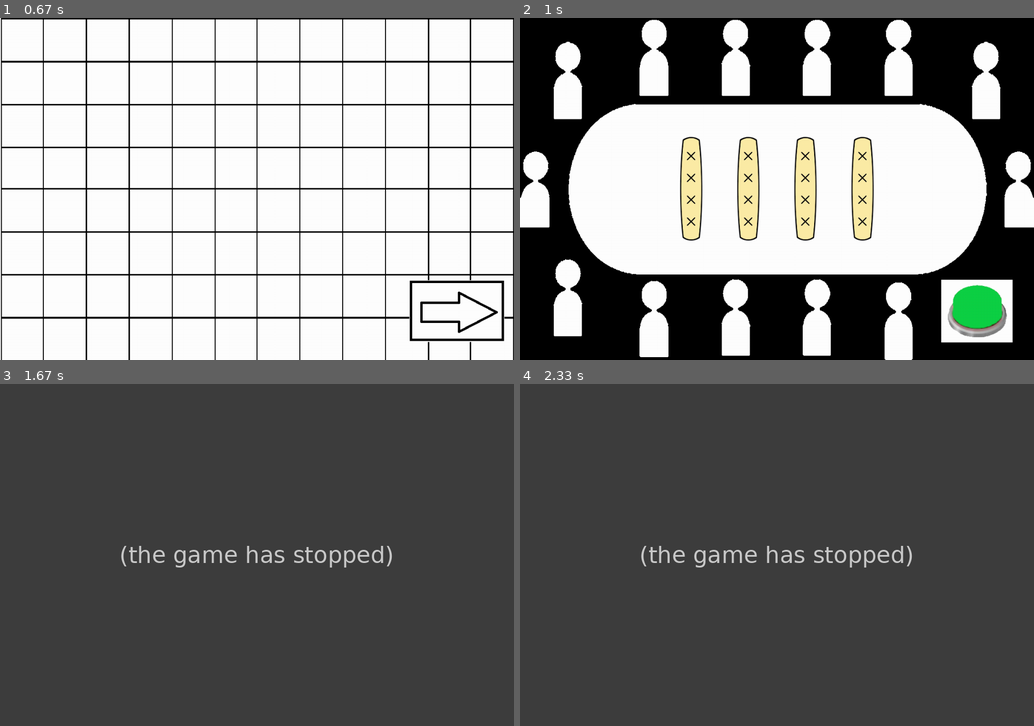
Above: before the commit, frames 1-4 (two rows, left to right).
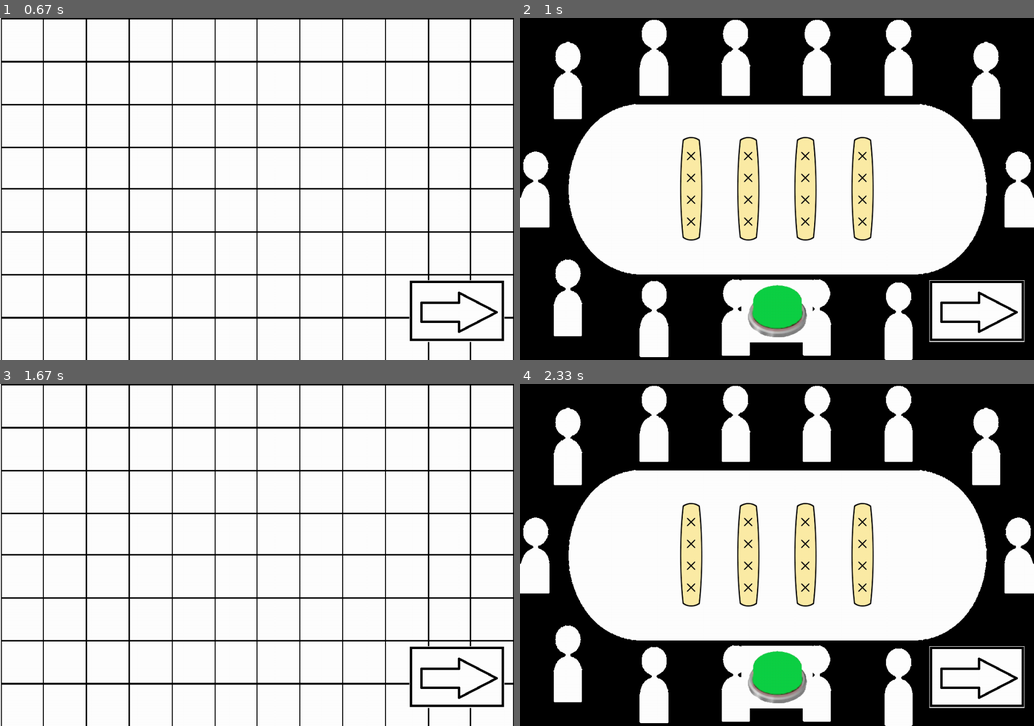
Above: after the commit, the same moments.

Repository: Castella99/pygameproject
Game: pygame game, started from main.py
The game is run twice, just before and just after one commit, with the same random seed, the same clock (stepped at 60 frames per second) and the same inputs.
Inputs (mouse positions are in pixels of both pictures, inside the frame that each line leads up to):
- Up to frame 1 (0.67 s): press the mouse at (257, 247) at 0.37 s; move the mouse to (174, 257) at 0.47 s; release the mouse at (97, 267) at 0.6 s
- Up to frame 2 (1 s): press the mouse at (977, 312) at 0.7 s; move the mouse to (787, 298) at 0.8 s; release the mouse at (597, 288) at 0.93 s
- Up to frame 3 (1.67 s): press the mouse at (257, 678) at 1.03 s; move the mouse to (298, 592) at 1.13 s; release the mouse at (339, 507) at 1.27 s; press the mouse at (457, 678) at 1.37 s; move the mouse to (349, 678) at 1.47 s; release the mouse at (246, 678) at 1.6 s
- Up to frame 4 (2.33 s): tap Space at 1.67 s; press the mouse at (977, 678) at 2.03 s; move the mouse to (946, 678) at 2.13 s; release the mouse at (920, 678) at 2.27 s

Frame 1 is identical in both runs. In frame 2, 4.6% of the frame differs, in the area x 43-99%, y 76-95%; in frame 3, 98%; in frame 4, 99%, in the area x 0-100%, y 0-100%.
Before the commit the program exited at 1.05 s; later frames show no game.

Commit message:
다시 수정, 주석 작성, 게임을 세부분으로 나눔

Diff:
--- a/Background.py
+++ b/Background.py
@@ -1,9 +1,11 @@
-from Prototypegame import *
 import os
+import pygame
 
 
-class Background(Prototype):
+class Background:
     path = os.path.dirname(os.path.abspath(__file__))
+    screen_width = 1080  # 스크린 가로
+    screen_height = 720  # 스크린 세로
     prompt = "start"
     background_images = [
         pygame.image.load(path + "/background/empty.png"),
@@ -19,6 +21,6 @@
     def __init__(self, prompt):
         self.image = self.background_images[self.background_dict[prompt]]
 
-    def put_image(self, prompt):
+    def put_image(self, prompt):  # 배경 객체의 prompt로 이미지를 변경함.
         self.image = self.background_images[self.background_dict[prompt]]
         return self.image
--- a/Button.py
+++ b/Button.py
@@ -1,9 +1,12 @@
-from Prototypegame import*
 import os
+import pygame
 
 
-class Button(Prototype):
+class Button:
     path = os.path.dirname(os.path.abspath(__file__))
+    screen_width = 1080  # 스크린 가로
+    screen_height = 720  # 스크린 세로
+    # 버튼 이미지 리스트
     button_images = [
         pygame.image.load(path + "/entity/red button.png"),
         pygame.image.load(path + "/entity/green button.png"),
@@ -14,7 +17,7 @@
         pygame.image.load(path + "/entity/end button.png"),
         pygame.image.load(path + "/entity/restart button.png")
     ]
-    show_button = None
+    # 각 버튼을 딕셔너리로 만듦.
     button_dict = {"red button": 0, "green button": 1, "start button": 2,
                    "help button": 3, "home button": 4, "next button": 5,
                    "end button": 6, "restart button": 7}
--- a/Yut.py
+++ b/Yut.py
@@ -4,9 +4,9 @@
 
 class Yut(Prototype):
     path = os.path.dirname(os.path.abspath(__file__))
-    yut_state = ["front", "front", "front", "front"]
-    yut_dict = {"front": 0, "back": 1, "right": 2, "left": 3}
-    result_dict = {"do": 1, "gae": 2, "geol": 3, "yut": 4, "mo": 5}
+    yut_state = [0, 0, 0, 0]  # 윷의 결과(상태) 모두 앞면을 바라보도록 초기화
+    yut_dict = {"front": 0, "back": 1, "right": 2, "left": 3}  # 윷의 모양을 딕셔너리로 만듦. (prompt로 사용)
+    result_dict = {"do": 1, "gae": 2, "geol": 3, "yut": 4, "mo": 5}  # 도, 개, 걸, 윷, 모
     yut_images = [
         pygame.image.load(path + "/entity/yut_front.png"),
         pygame.image.load(path + "/entity/yut_back.png"),
@@ -15,6 +15,7 @@
     ]
 
     def __init__(self, prompt, pos1):
+        super().__init__()
         self.image = self.yut_images[self.yut_dict[prompt]]
         self.size = self.image.get_rect().size
         self.width = self.size[0]
@@ -25,15 +26,29 @@
         self.rect.left = self.x_pos
         self.rect.top = self.y_pos
 
-    def position(self, pos):
+    def position(self, pos):  # 윷의 위치를 정해주는 함수
         self.x_pos = (pos * self.screen_width / 9) - (self.width / 2)
 
-    def result(self):
+    def result(self):  # 아직 사용 안함 나중을 위해 만듦 (바꿀 수도 있음)
         rslt = 0
         for x in self.yut_state:
             rslt += x
+        print("윷의 결과는 ", x)
         return x
 
-    def put_image(self, prompt):
+    def put_image(self, prompt):  # 윷 객체의 사진을 prompt에 맞는 사진으로 바꿈(앞, 뒤, 오른쪽, 왼쪽)
         self.image = self.yut_images[self.yut_dict[prompt]]
         return self.image
+
+    def put_image(self, num):  # 메소드 오버로딩 (윷 사진을 정수로 입력 받는 형태)
+        self.image = self.yut_images[num]
+        return self.image
+
+    def display_yut(self):  # 윷 4개를 화면에 보임
+        for i in range(3, 6 + 1):
+            self.position(i)
+            self.screen.blit(self.put_image(self.yut_state[i - 3]),
+                             (self.x_pos, self.y_pos))
+
+    def yut_state_reset(self):  # 윷 상태를 모두 앞으로 초기화 함.
+        self.yut_state = [0, 0, 0, 0]
--- a/YutGame.py
+++ b/YutGame.py
@@ -1,3 +1,4 @@
+import pygame.event
 import Yut
 from Prototypegame import*
 import Button
@@ -5,24 +6,24 @@
 import os
 import random
 
+
 class YutGame(Prototype):
     path = os.path.dirname(os.path.abspath(__file__))
     running = True
     push = False
 
-    start_background = True
-    help_background = False
-    table_background = False
-    board_background = False
-    finish_background = False
+#현재 게임 상태가 어떤지 확인 하는 변수
+    title_screen = True
+    game_screen = False
+    ending_screen = False
 
-    start = False
+# 현재 어떤 버튼이 눌렸나 확인하는 변수들
+    home = True
     help = False
-    home = True
-    red = False
+    board = False
+    table = False
     green = False
-    next = False
-    restart = False
+
     current_time = 0
     index = 0
     animation_time = None
@@ -30,100 +31,150 @@
     def __init__(self):
         super().__init__()
         pygame.display.set_caption("yut Game")
-        self.background = Background.Background("start")
+        self.background = Background.Background("start")  # 배경 객체
+        self.yut = Yut.Yut("front", 1)  # 윷 객체
+        self.animation_time = round(100 / len(self.yut.yut_images * 100), 2)
+
+        # 각종 버튼 객체
         self.start_button = Button.Button("start button", 1, 2, 2, 3)
         self.help_button = Button.Button("help button", 1, 2, 7, 8)
         self.home_button = Button.Button("home button", 8, 10, 1, 6)
-        self.red_button = Button.Button("red button", 8, 9, 6, 7)
-        self.green_button = Button.Button("green button", 8, 9, 6, 7)
+        self.red_button = Button.Button("red button", 1, 2, 6, 7)
+        self.green_button = Button.Button("green button", 1, 2, 6, 7)
         self.next_button = Button.Button("next button", 8, 9, 6, 7)
         self.restart_button = Button.Button("restart button", 1, 2, 2, 3)
         self.end_button = Button.Button("end button", 1, 2, 7, 8)
-        self.yut = Yut.Yut("front", 1)
-        self.animation_time = round(100/len(self.yut.yut_images*100), 2)
 
-    def show_Background_and_Button(self):
-        if self.start:  # 시작 버튼 눌렀을 때
-            self.screen.blit(self.background.put_image("board"), (0, 0))
-            self.screen.blit(self.next_button.image,
-                             (self.next_button.x_pos, self.next_button.y_pos))
-            self.start_background = False
-            self.board_background = True
-            print('start')
-        elif self.help:  # 도움 버튼 눌렀을 때
-            self.screen.blit(self.background.put_image("help"), (0, 0))
-            self.screen.blit(self.home_button.image,
-                             (self.home_button.x_pos, self.home_button.y_pos))
-            self.start_background = False
-            self.help_background = True
-            print('help')
-        elif self.home:  # 홈 버튼 눌렀을 때
+    def show_title_screen(self):  # 시작 화면 (규칙 설명으로 이동하고 다시 돌아 올 수 있음)
+        # 간단한 이벤트 부분 (start, help home 버튼 클릭)
+        for event in pygame.event.get():
+            # 창 닫기 누르면 끝 부분(ENDING_SCREEN)으로 넘어감
+            if event.type == pygame.QUIT:
+                self.title_screen = False
+                self.ending_screen = True
+            elif event.type == pygame.MOUSEBUTTONDOWN:
+                # 시작버튼 누르면 중간부분(game_screen)의 보드판 화면으로 넘어감
+                if self.start_button.rect.collidepoint(event.pos):
+                    self.title_screen = False
+                    self.game_screen = True
+                    self.board = True
+                # 도움버튼을 누르면 규칙 설명 화면으로 넘어감
+                elif self.help_button.rect.collidepoint(event.pos):
+                    self.help = True
+                    self.home = False
+                # 홈버튼을 누르면 시작화면으로 돌아감
+                elif self.home_button.rect.collidepoint(event.pos):
+                    self.home = True
+                    self.help = False
+        # 화면 출력 부분
+        if self.home:  # 시작 화면과 시작 버튼, 도움 버튼
             self.screen.blit(self.background.put_image("start"), (0, 0))
             self.screen.blit(self.start_button.image,
                              (self.start_button.x_pos, self.start_button.y_pos))
             self.screen.blit(self.help_button.image,
                              (self.help_button.x_pos, self.help_button.y_pos))
-            self.help_background = False
-            self.start_background = True
-            print('home')
-        elif self.green:  # 윷 던지기 버튼 눌렀을 때
-            self.screen.blit(self.background.put_image("table"), (0, 0))
-            for i in range(3, 6 + 1):
-                if not self.push:
-                    self.yut.position(i)
-                    self.screen.blit(self.yut.put_image(self.yut.yut_state[i-3]),
-                                     (self.yut.x_pos, self.yut.y_pos))
-                    self.screen.blit(self.red_button.image,
-                                     (self.red_button.x_pos, self.red_button.y_pos))
-                else:
-                    self.motion_update(20)
-        elif self.red:  # 보드판으로 이동하기 버튼 눌렀을 때
+        elif self.help:  # 규칙 설명 화면과 홈 버튼
+            self.screen.blit(self.background.put_image("help"), (0, 0))
+            self.screen.blit(self.home_button.image,
+                             (self.home_button.x_pos, self.home_button.y_pos))
+
+
+    def show_game_screen(self):  # 게임 화면(윷놀이가 진행될 때의 화면)
+        if self.board:
+            self.yut.yut_state_reset()  # 윷을 모두 앞으로 리셋
             self.screen.blit(self.background.put_image("board"), (0, 0))
             self.screen.blit(self.next_button.image,
                              (self.next_button.x_pos, self.next_button.y_pos))
-            self.yut.yut_state = ["front", "front", "front", "front"]
-            self.table_background = False
-            self.board_background = True
-        elif self.next:  # 윷 테이블로 이동하기 버튼 눌렀을 때
+        elif self.table:  # 윷 테이블로 이동하기 버튼 눌렀을 때
             self.screen.blit(self.background.put_image("table"), (0, 0))
             self.screen.blit(self.green_button.image,
                              (self.green_button.x_pos, self.green_button.y_pos))
-            for i in range(3, 6 + 1):
-                self.yut.position(i)
-                self.screen.blit(self.yut.put_image(self.yut.yut_state[i - 3]),
-                                 (self.yut.x_pos, self.yut.y_pos))
-            self.table_background = True
-            self.board_background = False
-        elif self.restart:  # 다시하기 버튼 눌렀을 때
-            self.screen.blit(self.background.put_image("help"), (0, 0))
-            self.screen.blit(self.home_button.image,
-                             (self.home_button.x_pos, self.home_button.y_pos))
-            self.finish_background = False
-            self.start_background = True
+            self.screen.blit(self.next_button.image,
+                             (self.next_button.x_pos, self.next_button.y_pos))
+            self.yut.display_yut()
+        if self.green:  # 윷 던지기(스페이스바)를 눌렀을 때
+            if self.push:  # 스페이스바를 누르고 있을 때 윷 애니메이션 작동
+                self.button()
+                self.motion_update(60)
+            else:  # 스페이스바를 뗐을 때 결과 출력
+                self.yut.display_yut()
+                self.screen.blit(self.red_button.image,
+                                 (self.red_button.x_pos, self.red_button.y_pos))
 
-    def button(self): # 윷 던지기
-        self.push = True
-        self.yut.yut_state.clear()
-        for i in range(4):
-            if random.randrange(0, 1 + 1) == 0:
-                self.yut.yut_state.append("front")
-            else:
-                self.yut.yut_state.append("back")
-        return self.push
+    def main_events(self):
+        for event in pygame.event.get():
+            if event.type == pygame.QUIT:
+                self.game_screen = False
+                self.ending_screen = True
+            elif event.type == pygame.MOUSEBUTTONDOWN:
+                if self.next_button.rect.collidepoint(event.pos) and self.board:
+                    self.board = False
+                    self.table = True
+                elif self.next_button.rect.collidepoint(event.pos) and self.table:
+                    self.board = True
+                    self.table = False
+                    self.green = False
+                if self.green_button.rect.collidepoint(event.pos) and self.table:
+                    self.green = True
+                    self.push = True
+            elif event.type == pygame.MOUSEBUTTONUP:
+                self.push = False
+            elif event.type == pygame.KEYDOWN:
+                if event.key == pygame.K_SPACE and self.table:
+                    self.green = True
+                    self.push = True
+            elif event.type == pygame.KEYUP:
+                self.push = False
 
-    def motion_update(self, mt):
+    def check(self):  # 승패가 갈렸는지 확인 (미구현 상태)
+        pass
+        # if 승패가 나면:
+        #   self.game_screen = False
+        #   self.ending_screen = True
+
+    def button(self):  # 윷 던지기(윷의 상태를 랜덤으로 생성 함)
+        self.yut.yut_state.clear()  # 윷 상태 리스트 초기화
+        for i in range(4):  # 윷 상태 만들기
+            self.yut.yut_state.append(random.randrange(0, 1 + 1))  # 0, 1을 랜덤으로 받아서 추가
+        print(self.yut.yut_state)
+
+    def motion_update(self, mt):  # 윷이 돌아가는 애니메이션(수정 할 계획)
         self.current_time += mt
-        print(self.yut.yut_state)
+        print(self.current_time, self.animation_time)
+        # 시간을 늦추는 역할?
         if self.current_time >= self.animation_time:
             self.current_time = 0
             self.index += 1
+            # 윷 사진의 인덱스를 넘어가면 0으로 초기화
             if self.index >= len(self.yut.yut_images):
                 self.index = 0
-            self.image = self.yut.yut_images[self.index]
-            for i in range(3, 6 + 1):
-                self.screen.blit(self.image,
-                                 ((i * self.screen_width / 9) - (self.yut.width / 2),
-                                  (self.screen_height / 2) - (self.yut.height / 2)))
+            self.yut.image = self.yut.yut_images[self.index]  # 윷의 이미지는 앞, 우, 뒤, 좌로 돌아감
+            self.yut.display_yut()  # 윷 4개 화면에 출력
+
+    def show_ending_screem(self):  # 엔딩화면 (재시작과 종료버튼을 다룸)
+    # 간단한 이벤트 부분 (restart, end 버튼 클릭 이벤트)
+        for event in pygame.event.get():
+            if event.type == pygame.QUIT:
+                self.ending_screen = False  # 메인의 ending_screen while문을 빠져나감.
+                self.running = False  # 메인의 running while문을 빠져나감.
+            elif event.type == pygame.MOUSEBUTTONDOWN:
+                # 종료버튼을 누르면 게임이 종료됨.
+                if self.end_button.rect.collidepoint(event.pos):
+                    self.ending_screen = False
+                    self.running = False
+                # 다시시작 버튼을 누르면 시작부분(title_screen)의 시작화면으로 넘어감
+                elif self.restart_button.rect.collidepoint(event.pos):
+                    self.ending_screen = False; self.title_screen = True
+                    self.home = True; self.help = False; self. board = False
+                    self.table = False; self.green = False; self.push = False
+
+    # 화면 출력 부분(끝배경, 종료버튼, 다시시작버튼)
+        self.screen.blit(self.background.put_image("finish"), (0, 0))
+        self.screen.blit(self.end_button.image,
+                         (self.end_button.x_pos, self.end_button.y_pos))
+        self.screen.blit(self.restart_button.image,
+                         (self.restart_button.x_pos, self.restart_button.y_pos))
+
 
 if __name__ == "__main__":
     pass
--- a/main.py
+++ b/main.py
@@ -4,33 +4,18 @@
 game = YutGame.YutGame()
 
 while game.running:
-    for event in pygame.event.get():
-        if event.type == pygame.QUIT:
-            game.running = False
-        elif event.type == pygame.MOUSEBUTTONDOWN:
-            if game.start_button.rect.collidepoint(event.pos) and game.start_background:
-                game.start = True  # 보드판으로 이동
-            elif game.help_button.rect.collidepoint(event.pos) and game.start_background:
-                game.help = True  # 규칙 설명으로 이동
-            elif game.home_button.rect.collidepoint(event.pos) and game.help_background:
-                game.home = True  # 시작 화면으로 이동
-            elif game.red_button.rect.collidepoint(event.pos) and game.table_background:
-                game.red = True  # 보드판으로 이동
-            elif game.next_button.rect.collidepoint(event.pos) and game.board_background:
-                game.next = True  # 테이블로 이동
-            elif game.restart_button.rect.collidepoint(event.pos) and game.restart_button:
-                game.restart = True  # 시작 화면으로 이동
-            elif game.end_button.rect.collidepoint(event.pos) and game.end_button:
-                game.running = False  # 게임 종료
-        elif event.type == pygame.MOUSEBUTTONUP:
-            game.start = game.help = game.home = False
-            game.red = game.next = game.restart = False
-        elif event.type == pygame.KEYDOWN:
-            if event.key == pygame.K_SPACE:
-                game.green = True
-                game.push = game.button()  # 윷 던지기
-        elif event.type == pygame.KEYUP:
-            game.green = False
-        game.show_Background_and_Button()
+# 게임 파트를 3개로 나눔(시작과 도움말, 보드판과 윷판, 엔딩 화면)
+    while game.title_screen:  # 시작 부분
+        game.show_title_screen()  # 시작부분 이벤트와 화면그리기 (게임 초기 설정 추가 예정)
+        pygame.display.update()
+
+    while game.game_screen:  # 중간 부분
+        game.main_events()  # 게임 이벤트 (게임 말 이동, 플레이어 순서 추가 예정)
+        game.check()  # 승패 체크(미구현)
+        game.show_game_screen()  # 화면그리기 (보드판, 게임 말 추가예정)
+        pygame.display.update()
+
+    while game.ending_screen:  # 끝 부분
+        game.show_ending_screem()  # 끝 부분 이벤트와 화면그리기 (승자 패자 화면 출력 추가 예정)
         pygame.display.update()
 pygame.quit()
